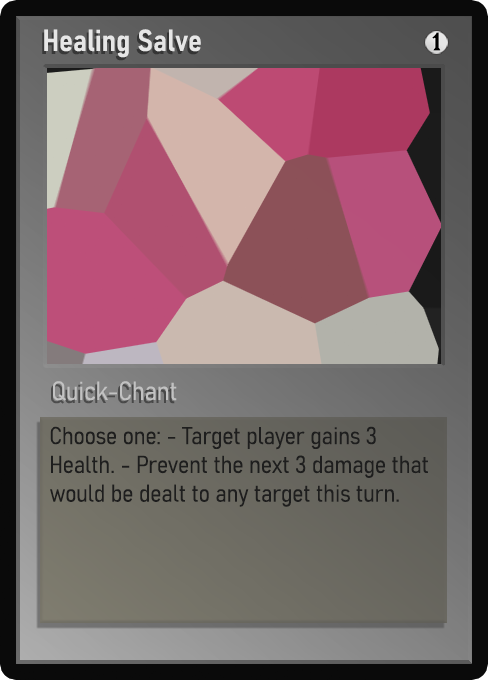
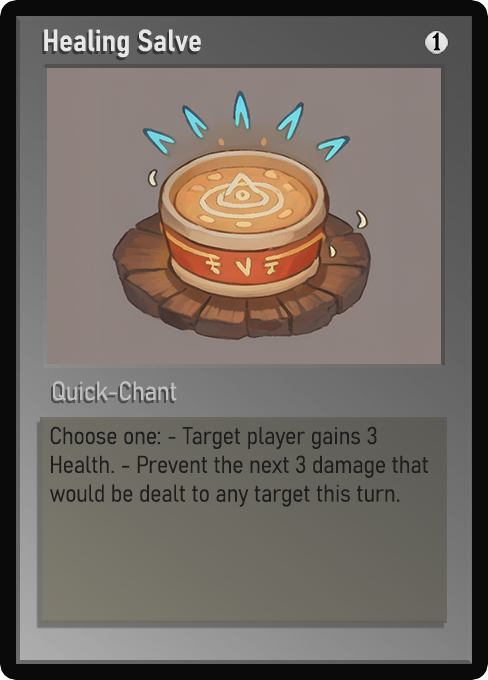
Layer changes from the first (488, 680) image to the second:
painted on "Name" over [61, 29, 201, 57]
painted on "Class" over [55, 383, 156, 401]
painted on "Desc_norm" over [52, 426, 426, 507]
painted on "Artwork" over [47, 68, 441, 364]
